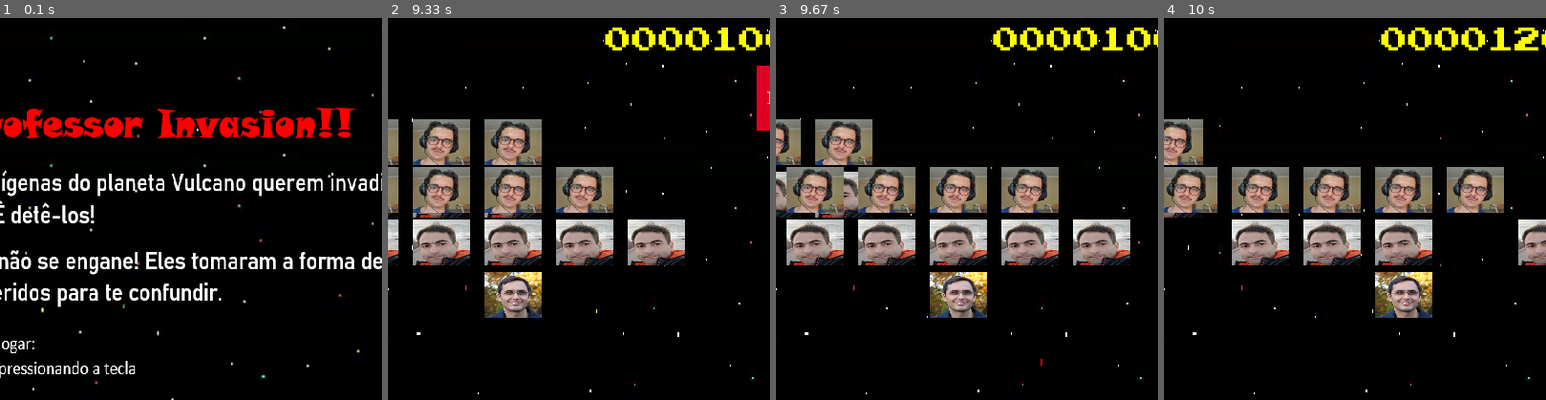
Above: before the commit, frames 1-4 (left to right).
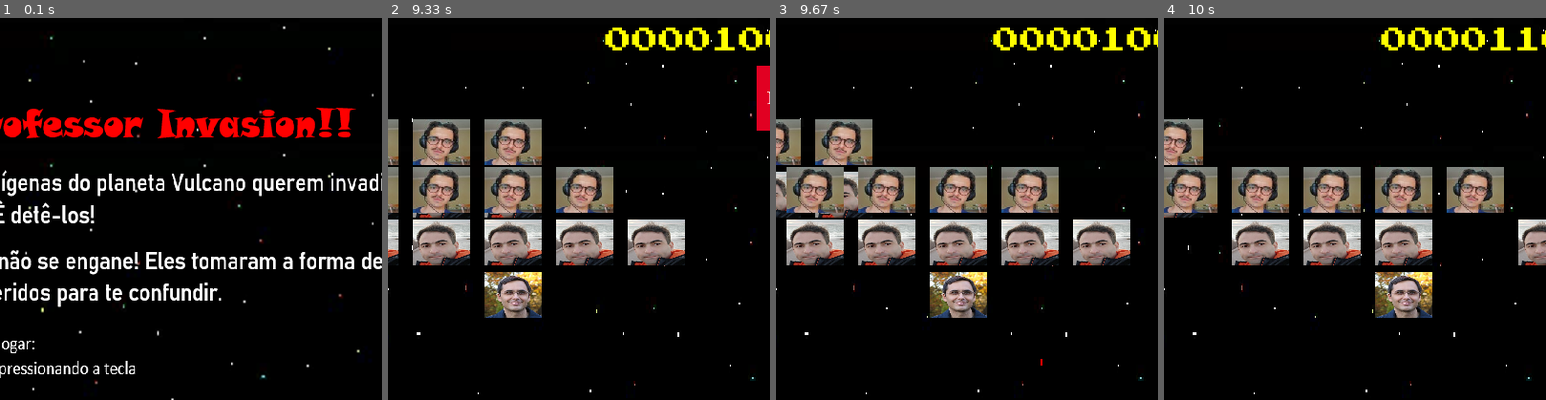
Above: after the commit, the same moments.

Repository: MatheusCastellucci/Pygame_projeto
Game: pygame game, started from jogo.py
Two runs of this game, one before a commit and one after it. Both use one fixed random seed, a clock stepped at 60 frames per second and the inputs below.
Inputs:
- Up to frame 1 (0.1 s): no input
- Up to frame 2 (9.33 s): hold Right 0.33-0.8 s; hold Right 0.83-1.3 s; hold Left 1.33-1.87 s; hold Left 1.9-2.3 s; hold Right 2.33-2.97 s; tap Space at 3, 3.4, 3.7, 3.9, 4.2, 4.4, 4.7, 4.9, 5.2, 5.47, 5.77, 5.9, 6.2, 6.57, 6.87, 7.07, 7.37, 7.57, 7.87, 8.07, 8.37, 8.63, 8.93, 9.07 s; hold Left 3.33-3.8 s; hold Right 3.83-4.3 s; hold Right 4.33-4.8 s; hold Left 4.83-5.37 s; hold Left 5.4-5.8 s; hold Right 5.83-6.47 s; hold Left 6.5-6.97 s; hold Right 7-7.47 s; hold Right 7.5-7.97 s; hold Left 8-8.53 s; hold Left 8.57-8.97 s; hold Right from 9 s (still down)
- Up to frame 3 (9.67 s): tap Space at 9.37 s; release Right at 9.63 s
- Up to frame 4 (10 s): hold Left from 9.67 s (still down); tap Space at 9.73 s
The pictures show only the part of the screen within x 8-58%, y 0-50%; the shares and areas given below are measured in that part.

Frames 1-3 are identical in both runs. In frame 4, 0.2% of the frame differs, in the area x 91-98%, y 2-9%.

Commit message:
Arrumando erros

Diff:
--- a/jogo.py
+++ b/jogo.py
@@ -315,31 +315,24 @@
             assets['mata_alien_prof'].play()
 
             score += 100
-            if score % 1000 == 0 and vidas < 3:
-                vidas += 1
 
         for humberto in hits2:
             assets['mata_alien_prof'].play()
 
             score += 100
-            if score % 1000 == 0 and vidas < 3:
-                vidas += 1
 
         for guzzo in hits3:
             assets['mata_alien_prof'].play()
 
             score += 100
-            if score % 1000 == 0 and vidas < 3:
+
+        if score % 1000 == 0 and vidas < 3:
                 vidas += 1
-
         for insper in hits4:
             assets['mata_alien_prof'].play()
-            score += 100
             vidas_insper -= 1
             if vidas_insper == 0:
                 insper.kill()
-            if score % 1000 == 0 and vidas <= 3:
-                vidas += 1
 
         if humberto.rect.y > HEIGHT-20:
             vidas -= 1
